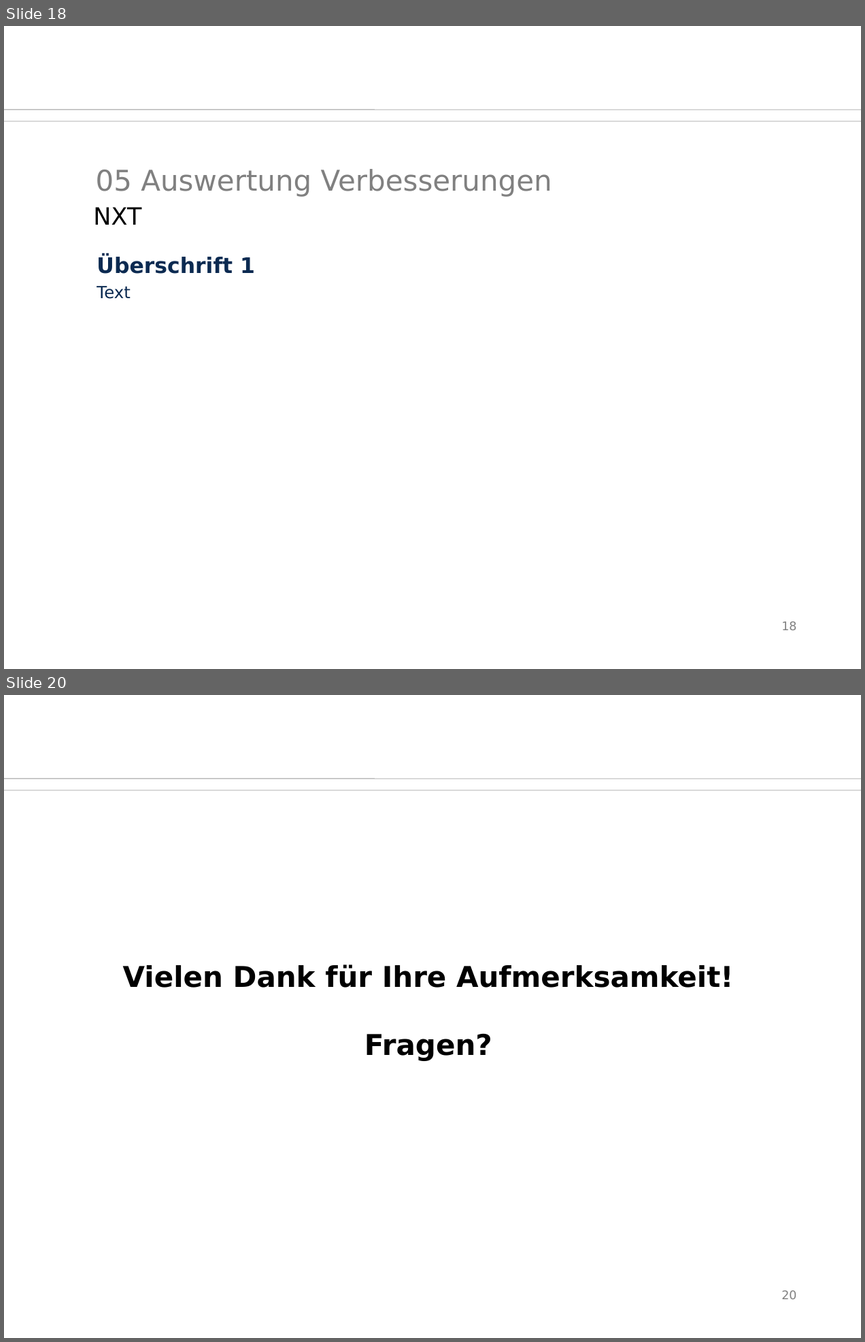
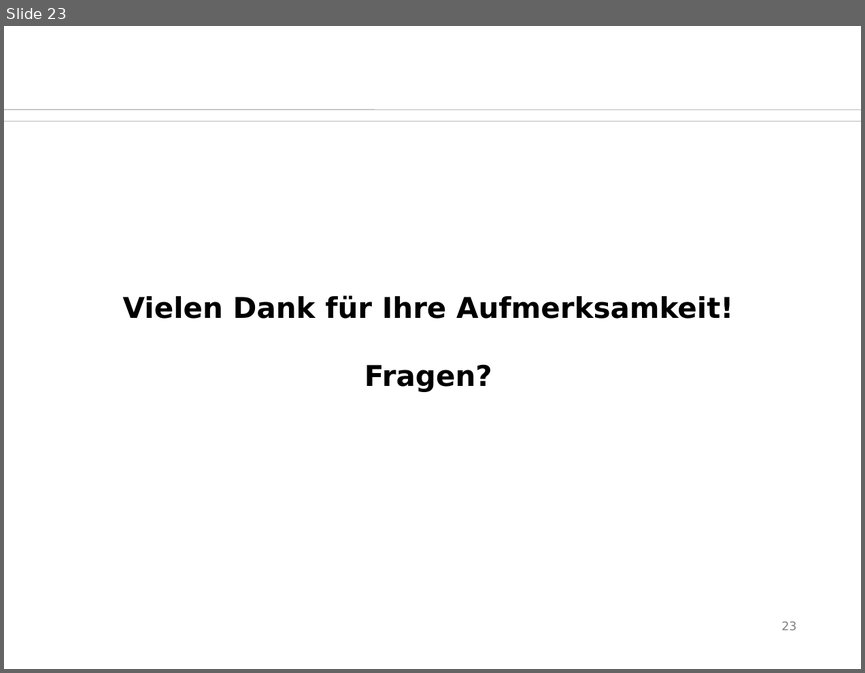
Before and after one commit to SaSteDD/ees_StegStef, a slide deck: präsi/btwf.odp. Shown one above the other, each under a label of ours: slides 18 and 20 before the commit, slide 23 after it; the slides between them are not shown. The pictures are 865x1342 and 865x673 pixels, drawn with LibreOffice and Linux fonts; fonts in the diff are those of the drawing; background and template pictures are left out. Boxes give left, top, right and bottom in pixels: in the first picture for what was removed or moved away, otherwise in the second. Text is boxed around its words. In the diff, an @@ line names an element or a change of style, - is before the commit and + after.

```diff
--- a/präsi/btwf.odp
+++ b/präsi/btwf.odp
@@ slide 18 removed at box(4, 26, 861, 669), background #FFFFFF; not listed: 2 template elements that a slide beside it also shows @@
@@ title removed at box(96, 169, 552, 197) @@
-05 Auswertung Verbesserungen
@@ text removed at box(93, 207, 141, 225) @@
-NXT
@@ text removed at box(96, 255, 255, 299) @@
-Überschrift 1
-Text
@@ page number removed at box(781, 621, 796, 630) @@
-18
@@ what was slide 20 is now slide 23 @@
@@ page number at box(781, 621, 796, 630): text changed @@
-20
+23
```
Also in this commit, not shown: 11 slides changed, 5 slides added, 1 other slide removed, 11 other files.
